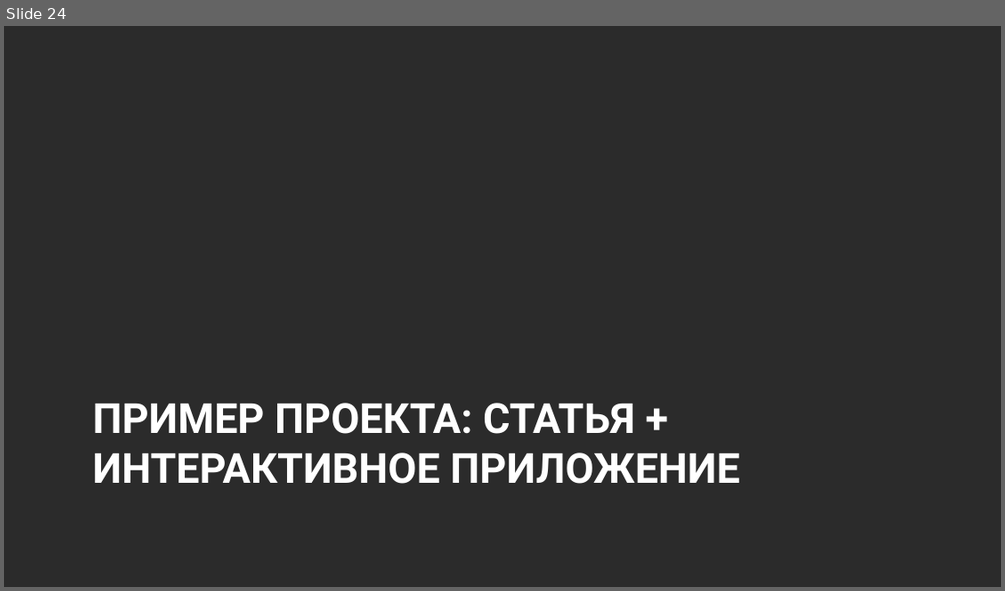
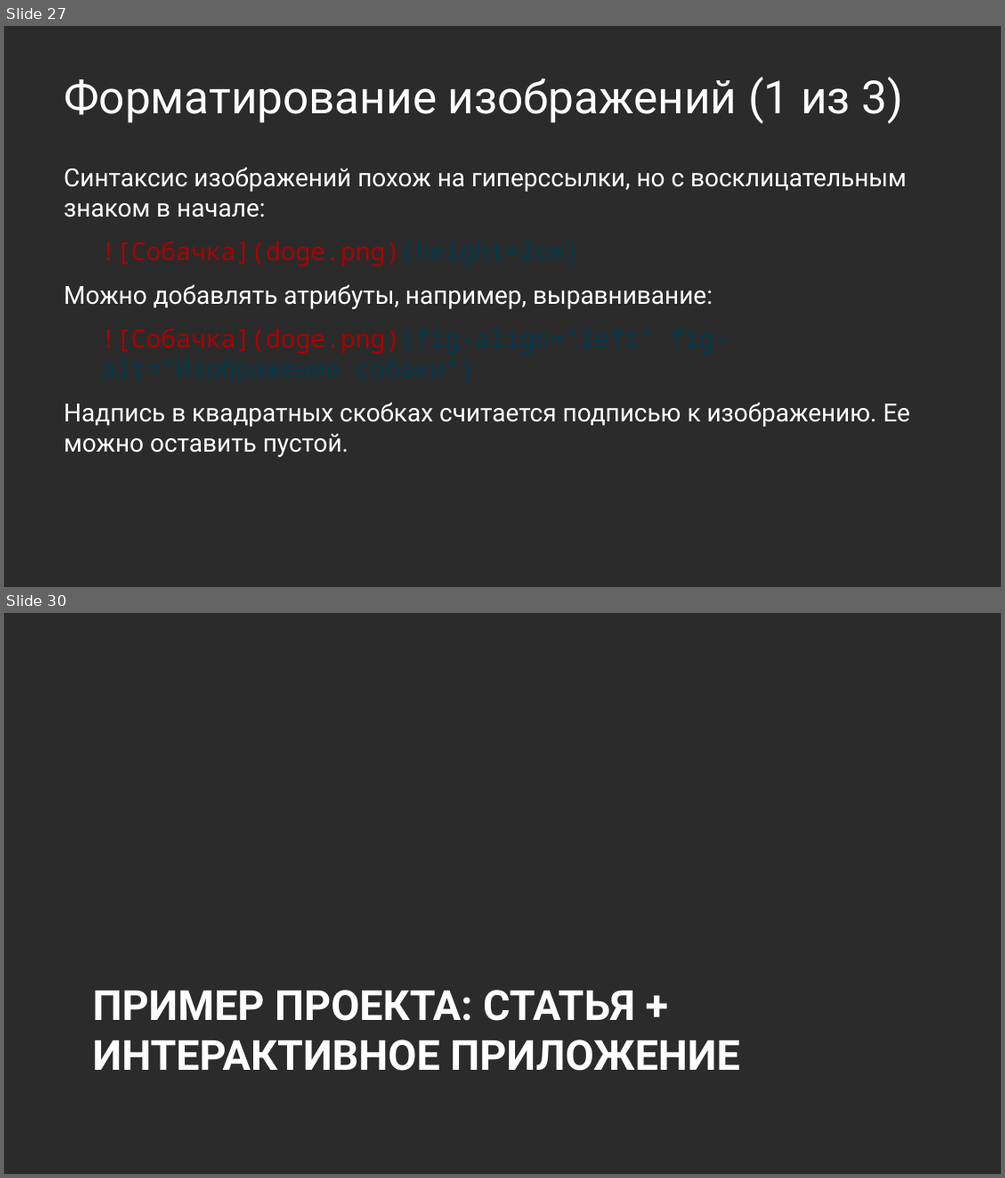
Before and after one commit to Marwolaeth/OTUS_R4DA, a slide deck: 01-Quarto/slides_draft.pptx. Shown one above the other, each under a label of ours: slide 24 before the commit, slides 27 and 30 after it; the slides between them are not shown. The pictures are 1005x591 and 1005x1178 pixels, drawn with LibreOffice and Linux fonts; fonts in the diff are those of the drawing; background and template pictures are left out; a plain dark background stands for a picture behind light text. Boxes give left, top, right and bottom in pixels: in the first picture for what was removed or moved away, otherwise in the second. Text is boxed around its words. In the diff, an @@ line names an element or a change of style, - is before the commit and + after.

```diff
--- a/01-Quarto/slides_draft.pptx
+++ b/01-Quarto/slides_draft.pptx
@@ slide 27 added at [4, 26, 1001, 587], background picture (left out) @@
@@ title added at [64, 77, 903, 124], 33 pt, text #FFFFFF @@
+Форматирование изображений (1 из 3)
@@ text added at [64, 167, 910, 457], 18 pt, text #FFFFFF @@
+Синтаксис изображений похож на гиперссылки, но с восклицательным знаком в начале:
+![Собачка](doge.png){height=2cm}
+Можно добавлять атрибуты, например, выравнивание:
+![Собачка](doge.png){fig-align="left" fig-alt="Изображение собаки"}
+Надпись в квадратных скобках считается подписью к изображению. Ее можно оставить пустой.
@@ what was slide 24 is now slide 30 @@
```
Also in this commit, not shown: 2 slides changed, 5 other slides added, 3 other files.
